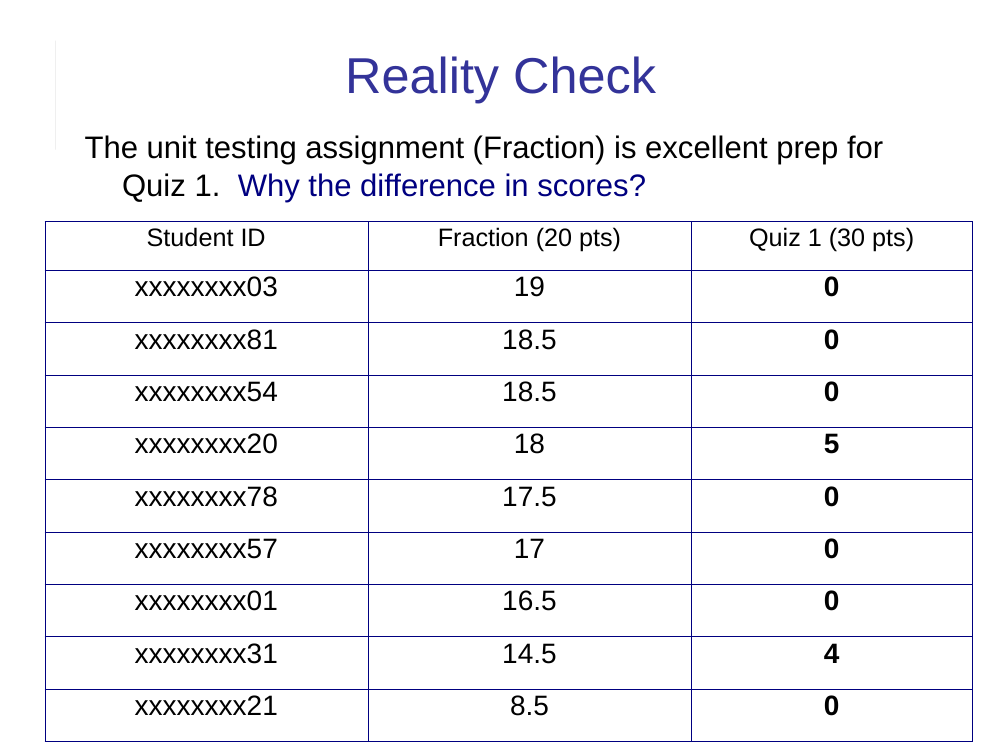
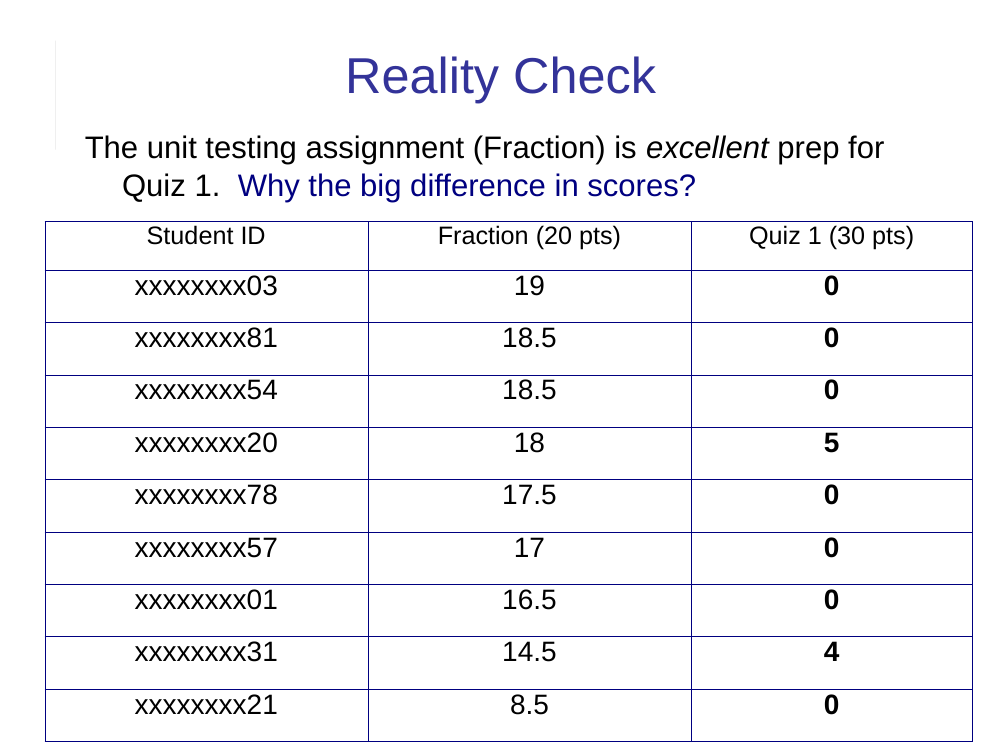
Before and after one commit to cpske/ISP, a slide deck: slide 15 of assignment/feedback/Quiz1-feedback.ppt (slide 14 before the commit). Drawn at 1008x756 pixels with LibreOffice and Linux fonts; fonts in the diff are those of the drawing. Boxes give left, top, right and bottom in pixels: in the first picture for what was removed or moved away, otherwise in the second. Text is boxed around its words. In the diff, an @@ line names an element or a change of style, - is before the commit and + after.

Commit message:
add explanatory slide to quiz1 feedback

```diff
--- a/assignment/feedback/Quiz1-feedback.ppt
+++ b/assignment/feedback/Quiz1-feedback.ppt
@@ text at (85,135,884,202): text changed @@
-The unit testing assignment (Fraction) is excellent prep for Quiz 1. Why the difference in scores?
+The unit testing assignment (Fraction) is excellent prep for Quiz 1. Why the big difference in scores?
@@ table at (44,222,973,742) @@
@@ line spacing 0.87 to 0.81 @@
```
Also in this commit, not shown: 4 other slides changed, 1 slide added, 1 other file.
